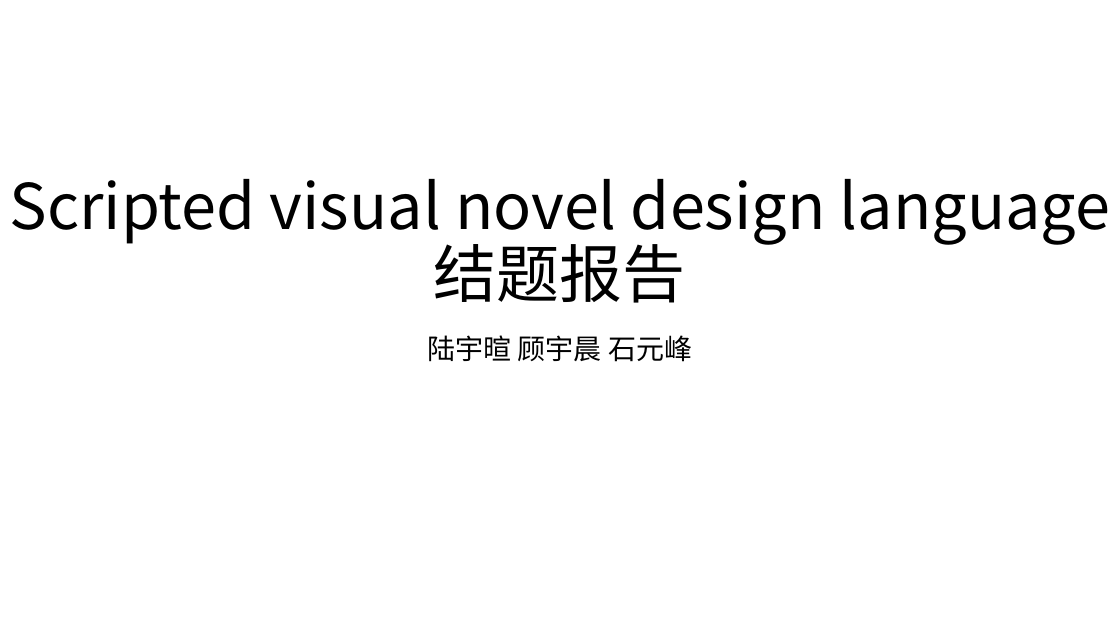
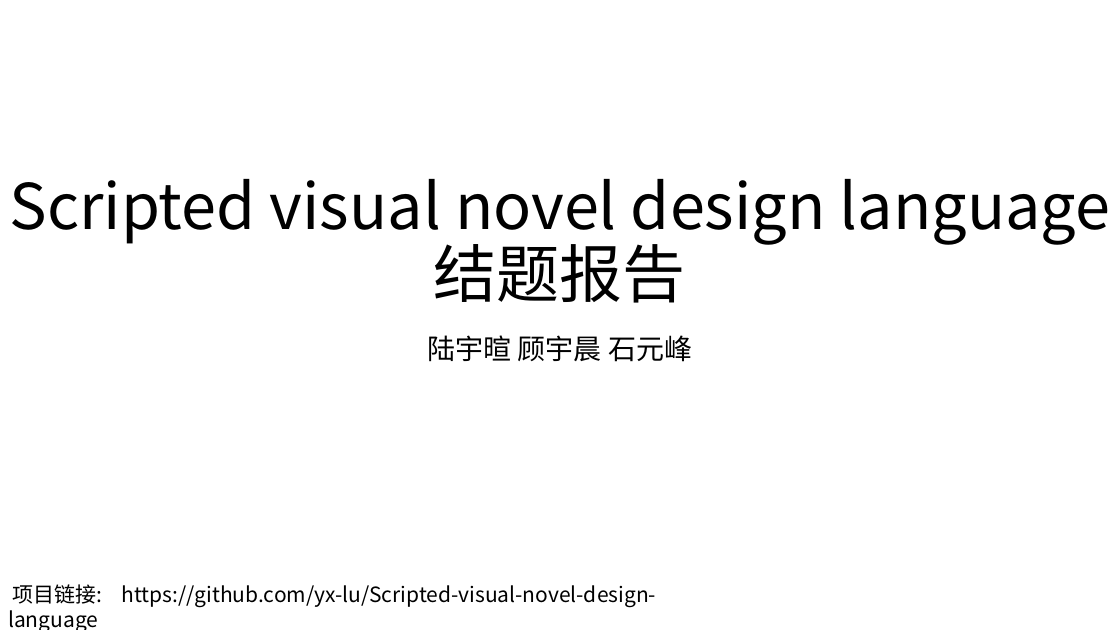
Before and after one commit to yx-lu/Scripted-visual-novel-design-language, a slide deck: slide 1 of doc/结题报告.pptx. Drawn at 1120x630 pixels with LibreOffice and Linux fonts; fonts in the diff are those of the drawing. Boxes give left, top, right and bottom in pixels: in the first picture for what was removed or moved away, otherwise in the second. Text is boxed around its words. In the diff, an @@ line names an element or a change of style, - is before the commit and + after.

```diff
--- a/doc/结题报告.pptx
+++ b/doc/结题报告.pptx
@@ text added at (13,584,657,607), 18 pt, text #000000 @@
+项目链接: https://github.com/yx-lu/Scripted-visual-novel-design-language
```
